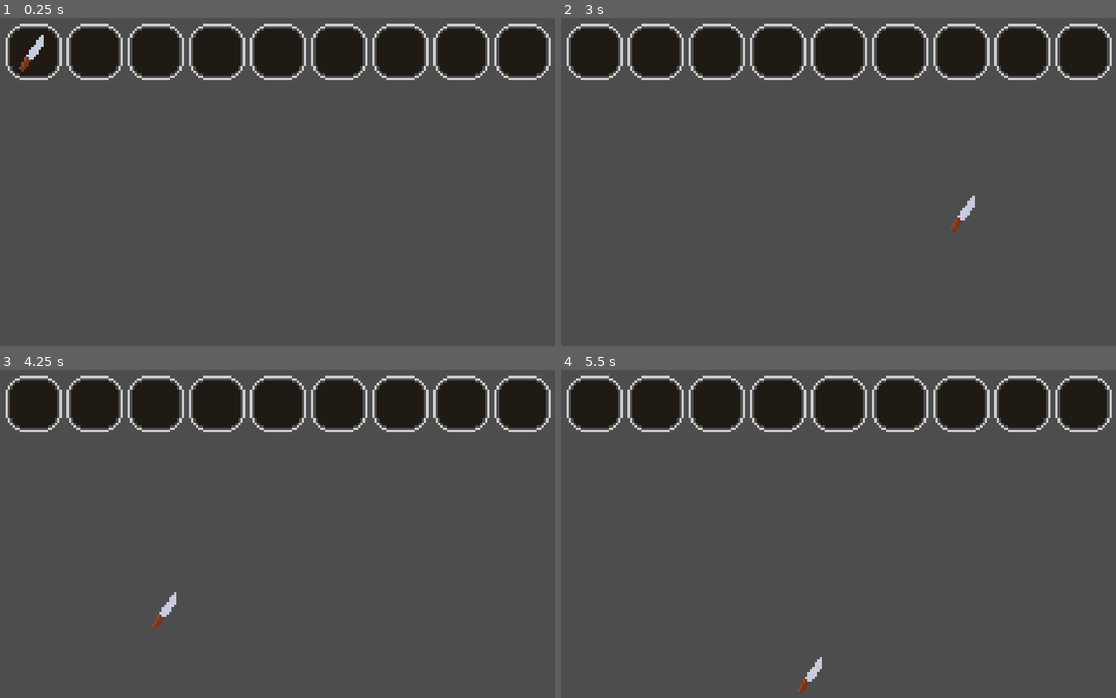
Above: before the commit, frames 1-4 (two rows, left to right).
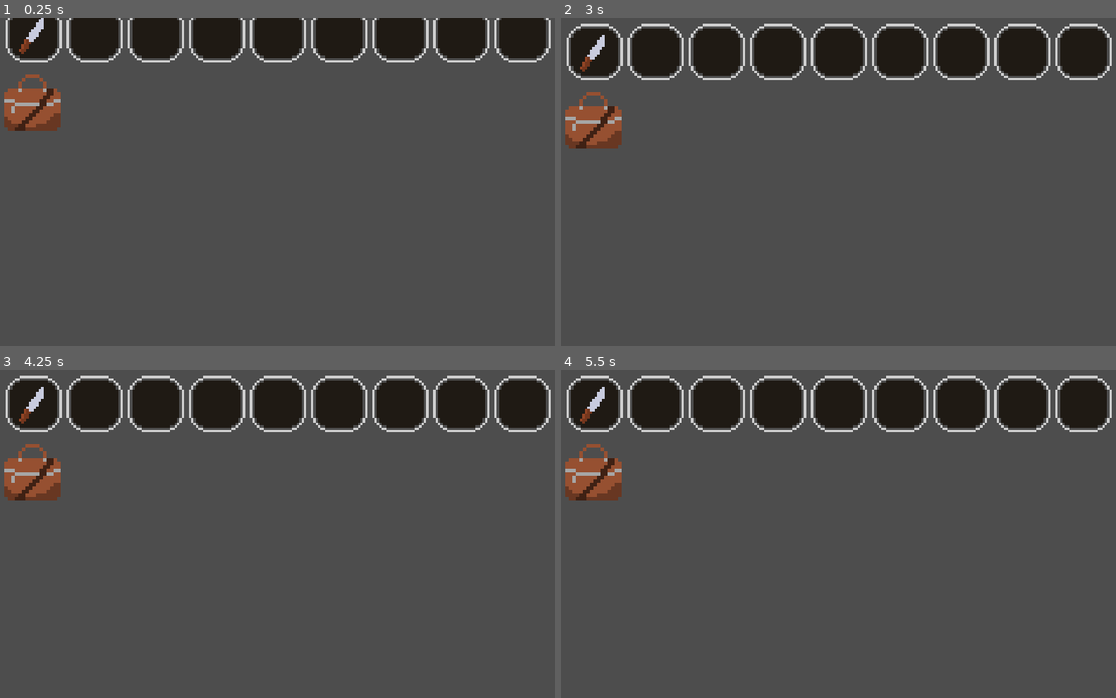
Above: after the commit, the same moments.

Repository: Zunyu0522/Criminal-Mind-godot
Game: Godot game, scene res://inv_test.tscn
Same seed, same stepped clock (60 frames per second), same inputs: the game is played once before the commit and once after it.
Inputs (mouse positions are in pixels of both pictures, inside the frame that each line leads up to):
- Up to frame 1 (0.25 s): no input
- Up to frame 2 (3 s): click (594, 50) at 0.52 s; click (594, 50) at 1.27 s; click (594, 50) at 2.02 s; tap Enter at 2.75 s; move the mouse to (966, 214) at 2.77 s; click (966, 214) at 2.92 s
- Up to frame 3 (4.25 s): tap Space at 3.5 s; move the mouse to (166, 609) at 3.52 s; click (166, 609) at 3.67 s
- Up to frame 4 (5.5 s): tap Enter at 4.25 s; move the mouse to (894, 491) at 4.27 s; click (894, 491) at 4.42 s; tap Space at 5 s; move the mouse to (810, 675) at 5.02 s; click (810, 675) at 5.17 s

The runs differ from the first frame. In frame 1, 10% of the frame differs, in the area x 0-100%, y 0-35%; in frame 2, 1.7%; in frame 3, 1.7%; in frame 4, 1.7%.

Commit message:
Inventory open/close

Diff:
--- a/Inventory/Inventory.tscn
+++ b/Inventory/Inventory.tscn
@@ -1,9 +1,10 @@
-[gd_scene load_steps=5 format=3 uid="uid://cimtn27qvmqnc"]
+[gd_scene load_steps=6 format=3 uid="uid://cimtn27qvmqnc"]
 
 [ext_resource type="Script" path="res://Inventory/Scripts/Inventory.gd" id="1_hxdm8"]
 [ext_resource type="PackedScene" uid="uid://by1lqbm1u8scs" path="res://Inventory/InventorySlot.tscn" id="2_edstu"]
 [ext_resource type="Script" path="res://Inventory/Scripts/Tooltip.gd" id="3_d15nb"]
 [ext_resource type="FontFile" uid="uid://coivbs3wbbg7i" path="res://PixelOperator8.ttf" id="4_rrwhb"]
+[ext_resource type="Texture2D" uid="uid://8xpu4sioi1so" path="res://Inventory/Icons/Inventory icon.png" id="5_7xmqr"]
 
 [node name="Control" type="Control" node_paths=PackedStringArray("inventory_grid", "tooltip")]
 layout_mode = 3
@@ -18,6 +19,7 @@
 inventory_grid = NodePath("GridContainer")
 inventory_slot_scene = ExtResource("2_edstu")
 tooltip = NodePath("Tooltip")
+closed_pos = Vector2(0, -60)
 
 [node name="GridContainer" type="GridContainer" parent="."]
 layout_mode = 0
@@ -41,3 +43,18 @@
 [node name="Label" type="Label" parent="Tooltip/MarginContainer"]
 layout_mode = 2
 theme_override_fonts/font = ExtResource("4_rrwhb")
+
+[node name="TextureButton" type="TextureButton" parent="."]
+layout_mode = 0
+offset_top = 60.0
+offset_right = 60.0
+offset_bottom = 120.0
+texture_normal = ExtResource("5_7xmqr")
+texture_pressed = ExtResource("5_7xmqr")
+texture_hover = ExtResource("5_7xmqr")
+texture_disabled = ExtResource("5_7xmqr")
+texture_focused = ExtResource("5_7xmqr")
+ignore_texture_size = true
+stretch_mode = 0
+
+[connection signal="gui_input" from="TextureButton" to="." method="_on_bag_button_input"]
--- a/Inventory/Scripts/Inventory.gd
+++ b/Inventory/Scripts/Inventory.gd
@@ -13,9 +13,15 @@
 
 @export var tooltip: Tooltip # Must be shared among all instanesself
 
+@export var open_pos: Vector2
+@export var closed_pos: Vector2
+var target_pos: Vector2
+var is_open: bool = false
+
 static var selected_item: Item = null
 
 func _ready():
+	toggle_on(is_open)
 	inventory_grid.columns = cols
 	for i in range(rows * cols):
 		var slot = inventory_slot_scene.instantiate()
@@ -27,6 +33,7 @@
 
 func _process(delta):
 	# tooltip.global_position = get_global_mouse_position() + Vector2.ONE * 8
+	global_position = global_position.move_toward(target_pos, 1)
 	if selected_item:
 		tooltip.visible = false
 		selected_item.global_position = get_global_mouse_position()
@@ -50,6 +57,17 @@
 		tooltip.global_position = which.global_position
 		tooltip.z_index = 140
 
+func _on_bag_button_input(event):
+	if event is InputEventMouseButton and event.pressed:
+		if event.button_index == MOUSE_BUTTON_LEFT:
+			is_open = !is_open
+			toggle_on(is_open)
+
+func toggle_on(open: bool):
+	if open:
+		target_pos = open_pos
+	else:
+		target_pos = closed_pos
 
 # API::
 
--- a/inv_test.tscn
+++ b/inv_test.tscn
@@ -2,5 +2,5 @@
 
 [ext_resource type="Script" path="res://inv_test.gd" id="1_tdcpr"]
 
-[node name="Node2D" type="Node2D"]
+[node name="Inv_Scene" type="Node2D"]
 script = ExtResource("1_tdcpr")
--- a/project.godot
+++ b/project.godot
@@ -25,6 +25,8 @@
 [rendering]
 
 textures/canvas_textures/default_texture_filter=0
-textures/default_filters/anisotropic_filtering_level=0
+renderer/rendering_method="gl_compatibility"
+textures/default_filters/anisotropic_filtering_level=3
 textures/decals/filter=0
 textures/light_projectors/filter=0
+anti_aliasing/quality/screen_space_aa=1
Not shown, added: Inventory/Icons/Cloth.png.import
Not shown, added: Inventory/Icons/Detergent.png.import
Not shown, added: Inventory/Icons/Gloves.png.import
Not shown, added: Inventory/Icons/Inventory icon.png.import
Not shown, added: Inventory/Icons/Knife.png.import
Not shown, added: Inventory/Icons/Mop.png.import
Not shown, added: Inventory/Icons/Paper Towel.png.import
